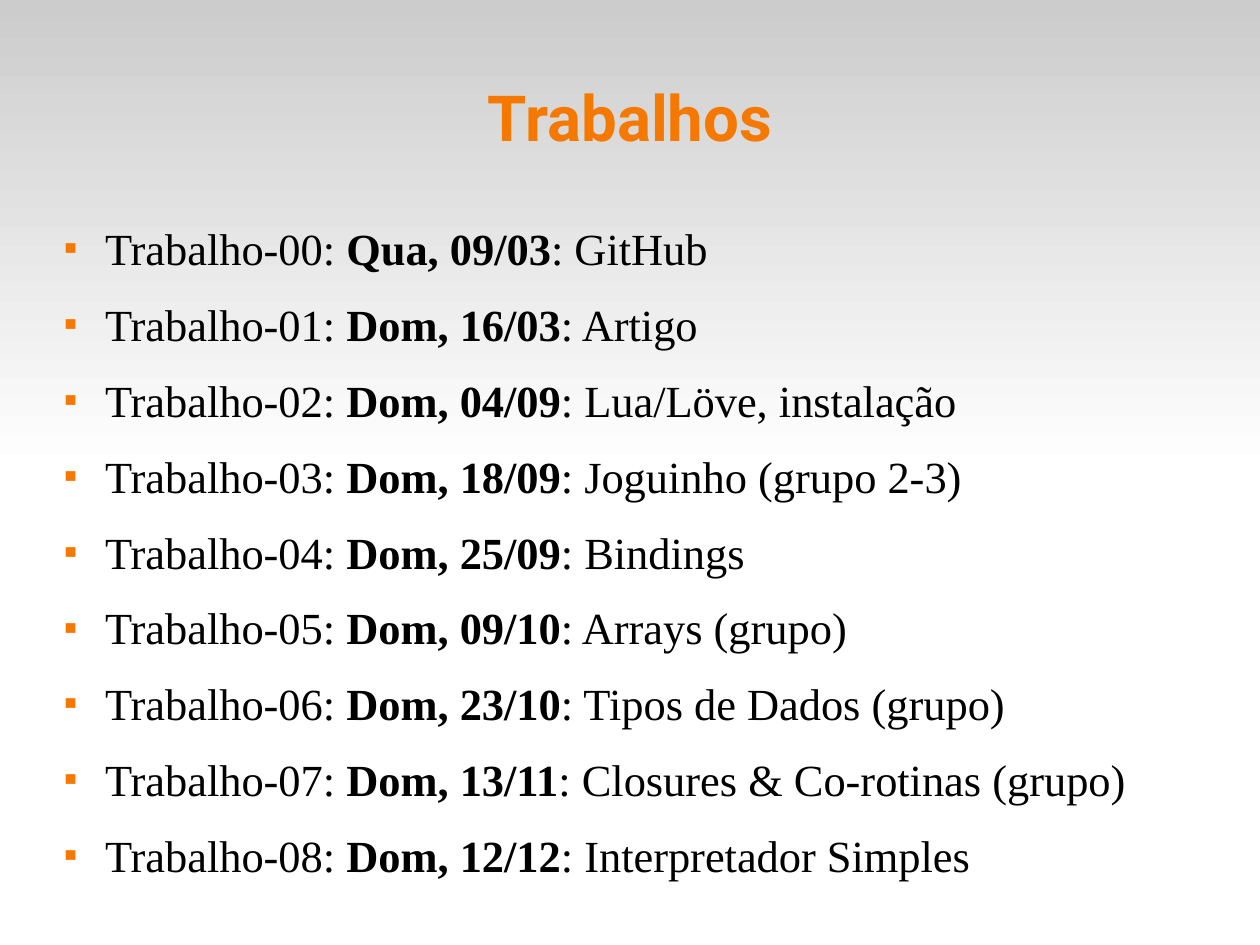
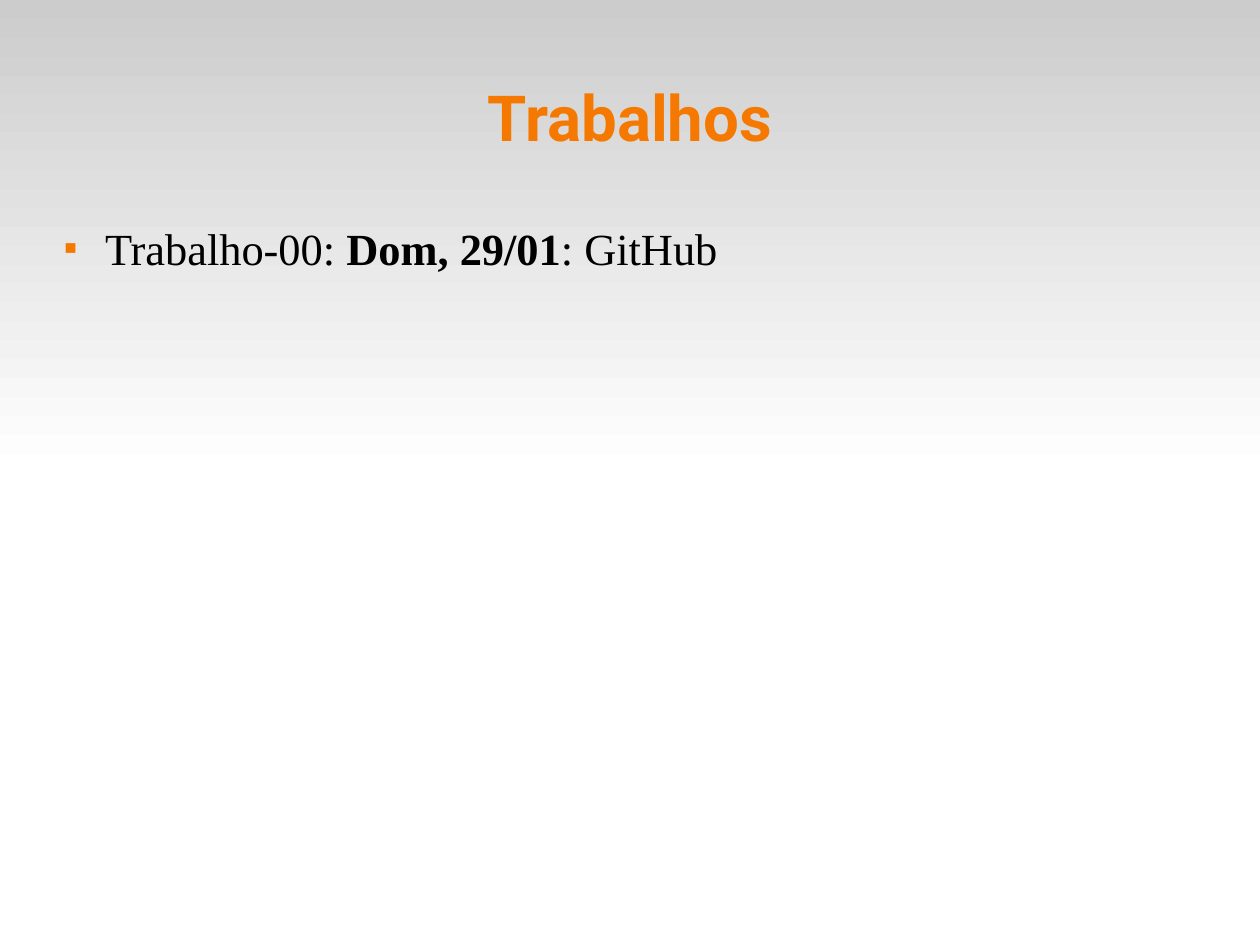
Before and after one commit to fsantanna-uerj/EDL, a slide deck: slide 4 of slides/edl-00.odp (slide 5 before the commit). Drawn at 1260x945 pixels with LibreOffice and Linux fonts; fonts in the diff are those of the drawing. Boxes give left, top, right and bottom in pixels: in the first picture for what was removed or moved away, otherwise in the second. Text is boxed around its words. In the diff, an @@ line names an element or a change of style, - is before the commit and + after.

```diff
--- a/slides/edl-00.odp
+++ b/slides/edl-00.odp
@@ text at (105, 234, 717, 272): text changed @@
-■ Trabalho-00: Qua, 09/03: GitHub
-■ Trabalho-01: Dom, 16/03: Artigo
-■ Trabalho-02: Dom, 04/09: Lua/Löve, instalação
-■ Trabalho-03: Dom, 18/09: Joguinho (grupo 2-3)
-■ Trabalho-04: Dom, 25/09: Bindings
-■ Trabalho-05: Dom, 09/10: Arrays (grupo)
-■ Trabalho-06: Dom, 23/10: Tipos de Dados (grupo)
-■ Trabalho-07: Dom, 13/11: Closures & Co-rotinas (grupo)
-■ Trabalho-08: Dom, 12/12: Interpretador Simples
+■ Trabalho-00: Dom, 29/01: GitHub
```
Also in this commit, not shown: 4 other slides changed, 4 slides added, 1 slide removed, 1 other file.
